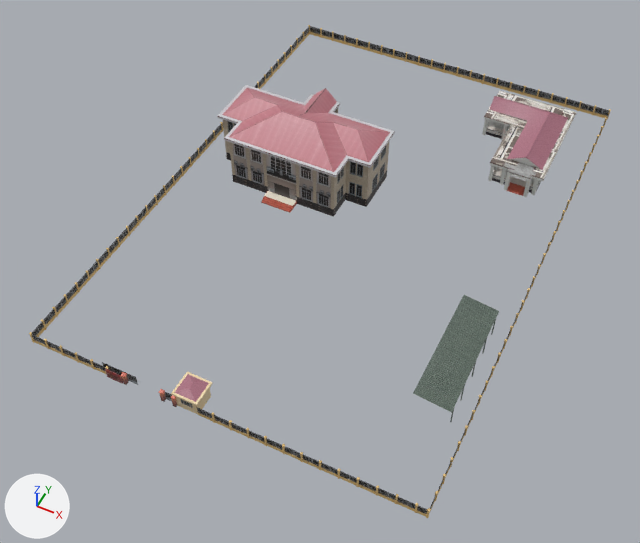
Before and after pictures for a commit that changed the glTF model Viện kiểm sát nhân dân thành phố Đồng Xoài/Vien kiem sat nhan dan thanh pho Dong XoaI.glb.
Rendered twice from a 50 mm camera at (36.9, -85.1, 91.9) aimed at (-0.8, -9.8, -2.3). Lighting does not change. The marker at lower left points along +X, +Y and +Z. Vertices at the same position are counted once.

In view in the first picture: 'BPH028_Vien_kiem_sat_nhan_dan_thanh_pho_Dong_Xoai_01', 'BPH028_Vien_kiem_sat_nhan_dan_thanh_pho_Dong_Xoai_02', 'BPH028_Vien_kiem_sat_nhan_dan_thanh_pho_Dong_Xoai_03'.
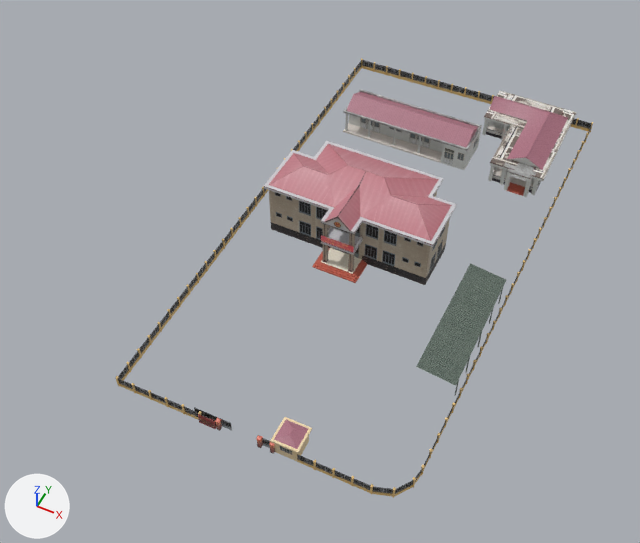
The newer file is also turned or shifted as a whole; pictures and numbers use the older file's frame.

What changed in the scene script:
```text
Change me_bph028_vien_kiem_sat_nhan_dan_thanh_pho_dong_xoai_01:
    where me_bph028_vien_kiem_sat_nhan_dan_thanh_pho_dong_xoai_01.from_pydata(...)  # 447 vertices, 690 faces; spans x -23.9..1.1, y -3.2..14.3, z 0.0..11.4
    used by ob_bph028_vien_kiem_sat_nhan_dan_thanh_pho_dong_xoai_01; location = (0.0, 0.0, 0.0)
    me_bph028_vien_kiem_sat_nhan_dan_thanh_pho_dong_xoai_01 part 1: the whole mesh is turned 180 degrees about the z axis through its middle, then moved by (13.6, -8.2, 0.0)
Add me_bph028_vien_kiem_sat_nhan_dan_thanh_pho_dong_xoai_02_003:
    me_bph028_vien_kiem_sat_nhan_dan_thanh_pho_dong_xoai_02_003.from_pydata(...)  # 79 vertices, 118 faces; spans x -9.6..11.1, y -2.0..4.4, z -2.4..3.1
    me_bph028_vien_kiem_sat_nhan_dan_thanh_pho_dong_xoai_02_003.materials.append(mat_material_003)  # picture img_bph028_vien_kiem_sat_nhan_dan_thanh_pho_dong_xoai_02_optimized
Add me_bph028_vien_kiem_sat_nhan_dan_thanh_pho_dong_xoai_03_001:
    me_bph028_vien_kiem_sat_nhan_dan_thanh_pho_dong_xoai_03_001.from_pydata(...)  # 975 vertices, 1644 faces; spans x -3.2..2.0, y -9.4..9.4, z -3.5..0.8
    me_bph028_vien_kiem_sat_nhan_dan_thanh_pho_dong_xoai_03_001.materials.append(mat_material_001)  # picture img_bph028_vien_kiem_sat_nhan_dan_thanh_pho_dong_xoai_03_optimized
Add me_bph028_vien_kiem_sat_nhan_dan_thanh_pho_dong_xoai_03_002:
    me_bph028_vien_kiem_sat_nhan_dan_thanh_pho_dong_xoai_03_002.from_pydata(...)  # 3409 vertices, 4230 faces; spans x -20.7..19.9, y -39.9..35.1, z 0.0..3.2
    me_bph028_vien_kiem_sat_nhan_dan_thanh_pho_dong_xoai_03_002.materials.append(mat_material_001)  # picture img_bph028_vien_kiem_sat_nhan_dan_thanh_pho_dong_xoai_03_optimized
Remove ob_bph028_vien_kiem_sat_nhan_dan_thanh_pho_dong_xoai_03:
    ob_bph028_vien_kiem_sat_nhan_dan_thanh_pho_dong_xoai_03 = bpy.data.objects.new('BPH028_Vien_kiem_sat_nhan_dan_thanh_pho_Dong_Xoai_03', me_bph028_vien_kiem_sat_nhan_dan_thanh_pho_dong_xoai_03)
    ob_bph028_vien_kiem_sat_nhan_dan_thanh_pho_dong_xoai_03.location = (0.0, 0.0, 0.0)
Add ob_bph028_vien_kiem_sat_nhan_dan_thanh_pho_dong_xoai_02_002:
    ob_bph028_vien_kiem_sat_nhan_dan_thanh_pho_dong_xoai_02_002 = bpy.data.objects.new('BPH028_Vien_kiem_sat_nhan_dan_thanh_pho_Dong_Xoai_02.002', me_bph028_vien_kiem_sat_nhan_dan_thanh_pho_dong_xoai_02_003)
    ob_bph028_vien_kiem_sat_nhan_dan_thanh_pho_dong_xoai_02_002.location = (-0.5, 19.1, 2.4)
Add ob_bph028_vien_kiem_sat_nhan_dan_thanh_pho_dong_xoai_03_001:
    ob_bph028_vien_kiem_sat_nhan_dan_thanh_pho_dong_xoai_03_001 = bpy.data.objects.new('BPH028_Vien_kiem_sat_nhan_dan_thanh_pho_Dong_Xoai_03.001', me_bph028_vien_kiem_sat_nhan_dan_thanh_pho_dong_xoai_03_001)
    ob_bph028_vien_kiem_sat_nhan_dan_thanh_pho_dong_xoai_03_001.location = (22.4, -14.4, 3.6)
Add ob_bph028_vien_kiem_sat_nhan_dan_thanh_pho_dong_xoai_03_002:
    ob_bph028_vien_kiem_sat_nhan_dan_thanh_pho_dong_xoai_03_002 = bpy.data.objects.new('BPH028_Vien_kiem_sat_nhan_dan_thanh_pho_Dong_Xoai_03.002', me_bph028_vien_kiem_sat_nhan_dan_thanh_pho_dong_xoai_03_002)
    ob_bph028_vien_kiem_sat_nhan_dan_thanh_pho_dong_xoai_03_002.location = (5.8, -0.1, 0.0)
```

Pixel boxes [x1, y1, x2, y2] of what changed, in the pictures (640 x 543 px):
'BPH028_Vien_kiem_sat_nhan_dan_thanh_pho_Dong_Xoai_01', mesh turned
    before: [218, 85, 395, 217]
    after: [264, 141, 457, 285]
'BPH028_Vien_kiem_sat_nhan_dan_thanh_pho_Dong_Xoai_03', deleted
    before: [29, 25, 611, 518]
'BPH028_Vien_kiem_sat_nhan_dan_thanh_pho_Dong_Xoai_03.002', added
    after: [115, 58, 593, 498]
'BPH028_Vien_kiem_sat_nhan_dan_thanh_pho_Dong_Xoai_02.002', added
    after: [343, 89, 482, 170]
'BPH028_Vien_kiem_sat_nhan_dan_thanh_pho_Dong_Xoai_03.001', added
    after: [416, 263, 506, 395]
